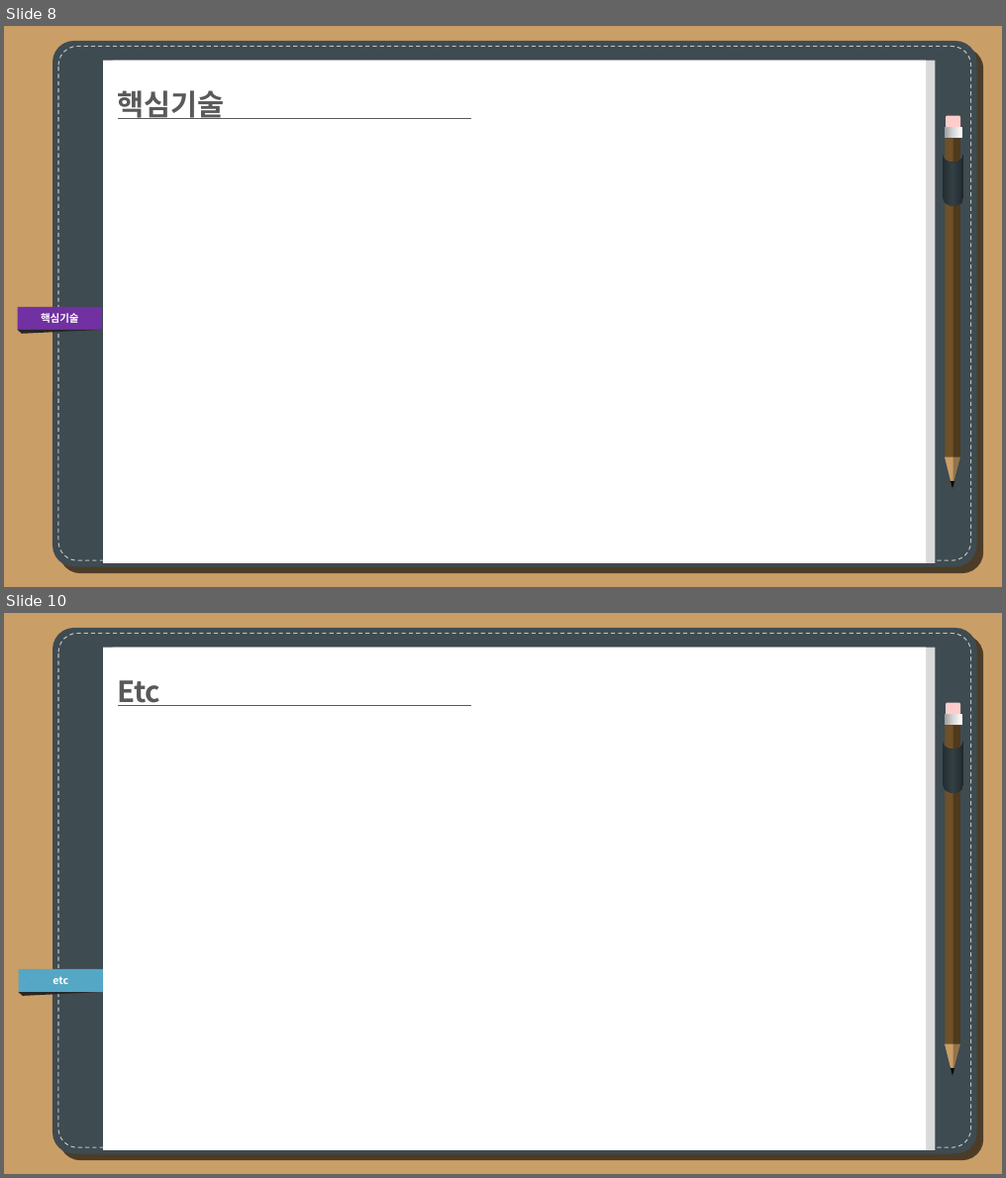
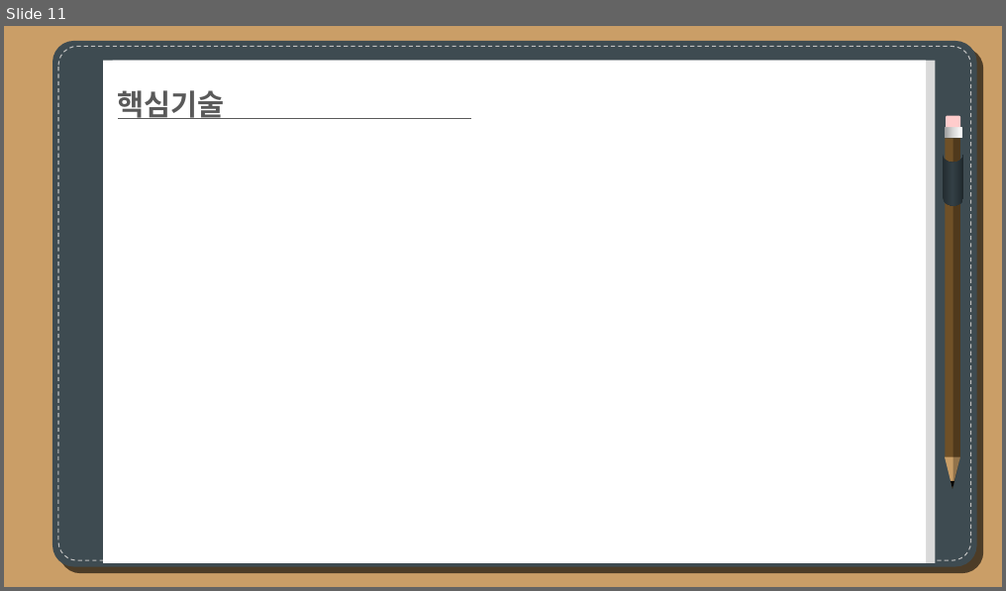
Before and after one commit to haramchae0217/Graduation-Project, a slide deck: Assets/졸업작품제안서(201721963정찬욱).pptx. Shown one above the other, each under a label of ours: slides 8 and 10 before the commit, slide 11 after it; the slides between them are not shown. The pictures are 1006x1178 and 1006x591 pixels, drawn with LibreOffice and Linux fonts; fonts in the diff are those of the drawing. Boxes give left, top, right and bottom in pixels: in the first picture for what was removed or moved away, otherwise in the second. Text is boxed around its words. In the diff, an @@ line names an element or a change of style, - is before the commit and + after.

```diff
--- a/Assets/졸업작품제안서(201721963정찬욱).pptx
+++ b/Assets/졸업작품제안서(201721963정찬욱).pptx
@@ slide 10 removed at box(4, 613, 1002, 1174), background #CA9E67 @@
@@ text removed at box(117, 680, 160, 706) @@
-Etc
@@ group removed at box(53, 628, 977, 1155): 3 rounded rectangles, 3 rectangles, 2 ellipses, 2 triangles, 1 line, 1 flow chart online storage, 1 right triangle, 1 round same rect @@
@@ rectangle removed at box(18, 969, 103, 992) @@
-etc
@@ triangle removed at box(18, 992, 103, 996) @@
@@ what was slide 8 is now slide 11 @@
@@ slide 11 changed as well @@
@@ rectangle removed at box(18, 307, 102, 331) @@
-핵심기술
@@ triangle removed at box(18, 330, 102, 334) @@
```
Also in this commit, not shown: 8 other slides changed, 4 slides added, 10 other files.
